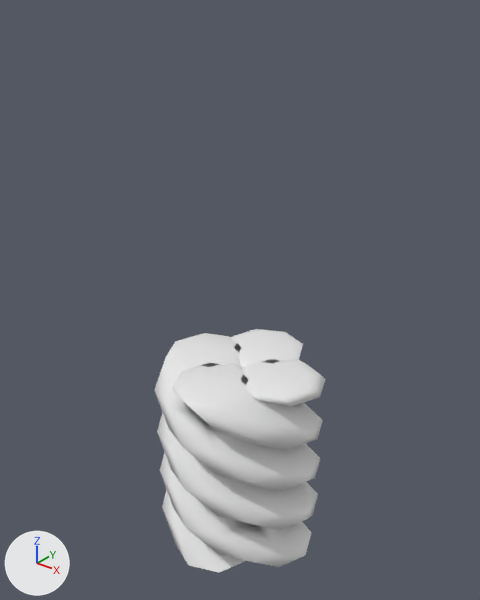
Two versions of the FBX model Source/Models/Joppe/MD_Bouncing_Mallow_2.FBX, one commit apart.
One viewpoint serves both versions: a 50 mm lens placed at (1.392, -1.747, 2.15), pointed at (-0.02, 0.018, 1.055). The axes (+X, +Y, +Z) are drawn at lower left. The lights are the same throughout. Both versions are drawn at frame 9 of the action 'Take 001'; the numbers are the values there.

In view in the first picture: 'Bouncing_Mallow'.
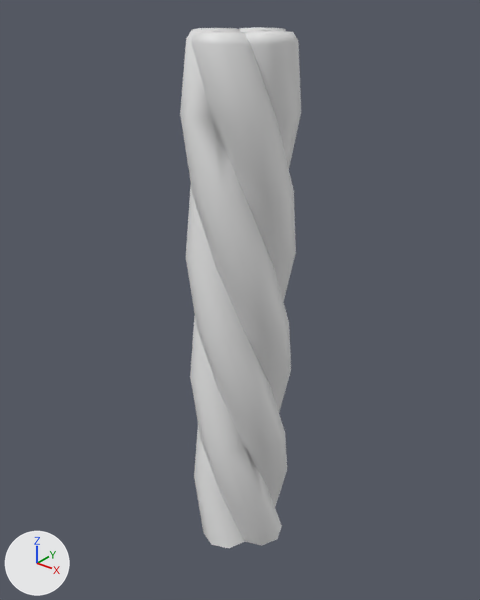
Commit message: Bouncing_mallow reimport

Where the change shows, as pixel boxes (x1, y1, x2, y2) in the pictures (480 x 600 px):
'Bouncing_Mallow', rescaled (29% narrower, 113% taller)
    before: (154, 329, 326, 573)
    after: (180, 27, 301, 548)

The change, as a diff of the scene's bpy script:
```diff
--- a/Source/Models/Joppe/MD_Bouncing_Mallow_2.FBX.py
+++ b/Source/Models/Joppe/MD_Bouncing_Mallow_2.FBX.py
@@ ob_bouncing_mallow @@
 ob_bouncing_mallow.location = (0.0, 0.0, 0.0)
-ob_bouncing_mallow.scale = (1.71, 1.71, 0.795)
+ob_bouncing_mallow.scale = (1.0, 1.0, 2.0)
```
